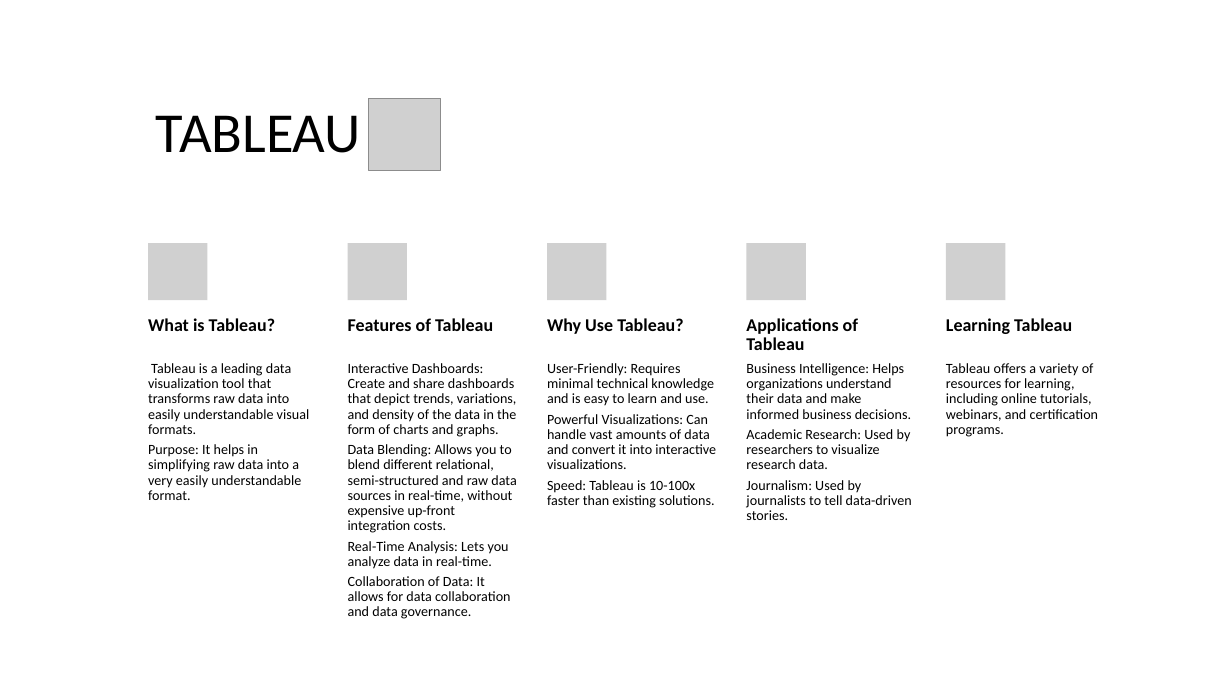
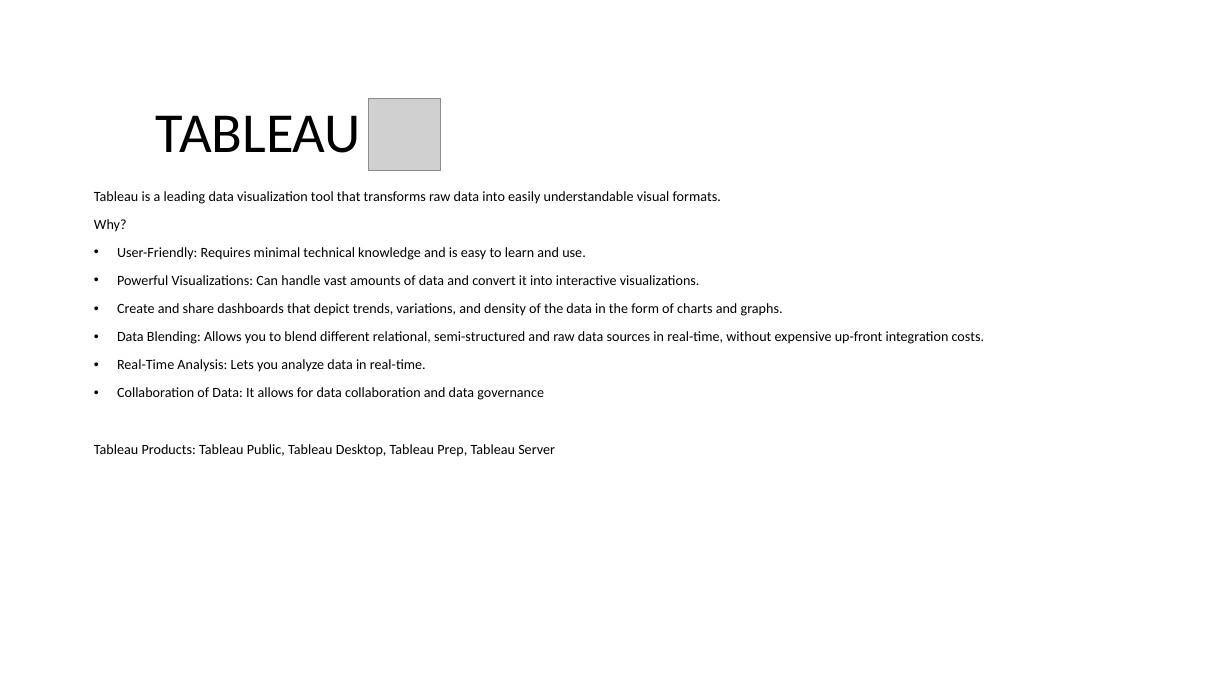
Before and after one commit to spoorthiempowher/Empowher-Curriculum, a slide deck: slide 10 of Data/EmpowHer - DATA.pptx (slide 11 before the commit). Drawn at 1232x693 pixels with LibreOffice and Linux fonts; fonts in the diff are those of the drawing; grey boxes stand for pictures. Boxes give left, top, right and bottom in pixels: in the first picture for what was removed or moved away, otherwise in the second. Text is boxed around its words. In the diff, an @@ line names an element or a change of style, - is before the commit and + after.

Commit message:
Adding Data PPT

```diff
--- a/Data/EmpowHer - DATA.pptx
+++ b/Data/EmpowHer - DATA.pptx
@@ text added at <box>94,191,985,457</box>, 11 pt, text #000000 @@
+Tableau is a leading data visualization tool that transforms raw data into easily understandable visual formats.
+Why?
+• User-Friendly: Requires minimal technical knowledge and is easy to learn and use.
+• Powerful Visualizations: Can handle vast amounts of data and convert it into interactive visualizations.
+• Create and share dashboards that depict trends, variations, and density of the data in the form of charts and graphs.
+• Data Blending: Allows you to blend different relational, semi-structured and raw data sources in real-time, without expensive up-front integration costs.
+• Real-Time Analysis: Lets you analyze data in real-time.
+• Collaboration of Data: It allows for data collaboration and data governance
+Tableau Products: Tableau Public, Tableau Desktop, Tableau Prep, Tableau Server
@@ group removed at <box>148,243,1099,601</box>: 10 texts, 5 pictures @@
-What is Tableau?
-Tableau is a leading data visualization tool that transforms raw data into easily understandable visual formats.
-Purpose: It helps in simplifying raw data into a very easily understandable format.
-Features of Tableau
-Interactive Dashboards: Create and share dashboards that depict trends, variations, and density of the data in the form of charts and graphs.
-Data Blending: Allows you to blend different relational, semi-structured and raw data sources in real-time, without expensive up-front integration costs.
-Real-Time Analysis: Lets you analyze data in real-time.
-Collaboration of Data: It allows for data collaboration and data governance.
-Why Use Tableau?
-User-Friendly: Requires minimal technical knowledge and is easy to learn and use.
-Powerful Visualizations: Can handle vast amounts of data and convert it into interactive visualizations.
-Speed: Tableau is 10-100x faster than existing solutions.
-Applications of Tableau
-Business Intelligence: Helps organizations understand their data and make informed business decisions.
-Academic Research: Used by researchers to visualize research data.
-Journalism: Used by journalists to tell data-driven stories.
-Learning Tableau
-Tableau offers a variety of resources for learning, including online tutorials, webinars, and certification programs.
```
Also in this commit, not shown: 2 other slides changed, 1 slide removed.
